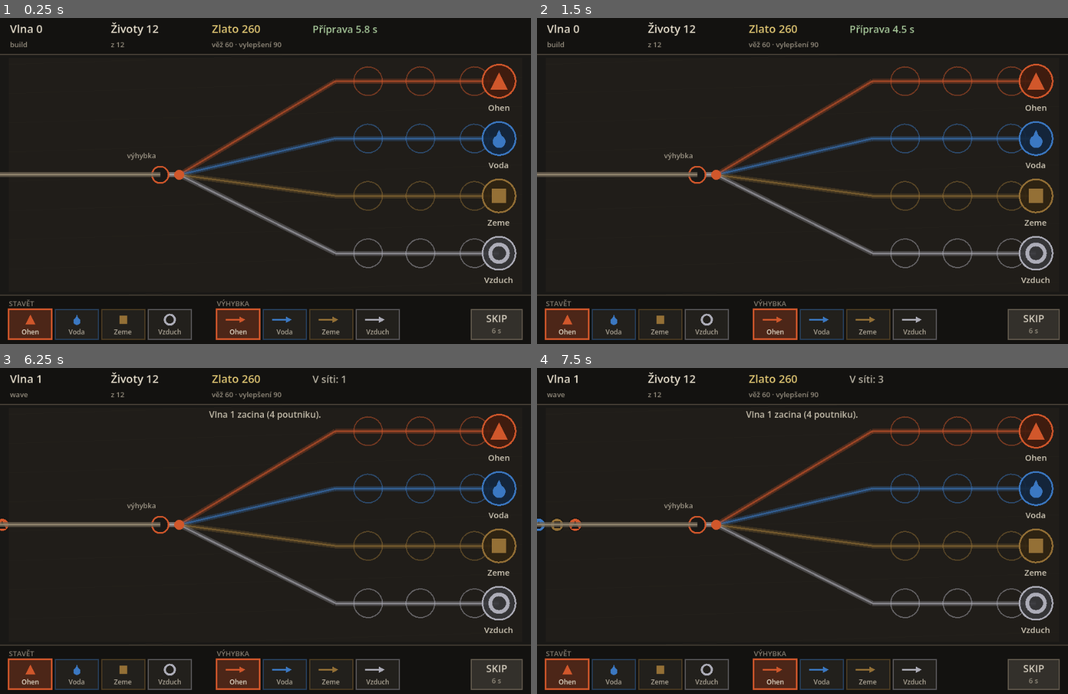
Above: before the commit, frames 1-4 (two rows, left to right).
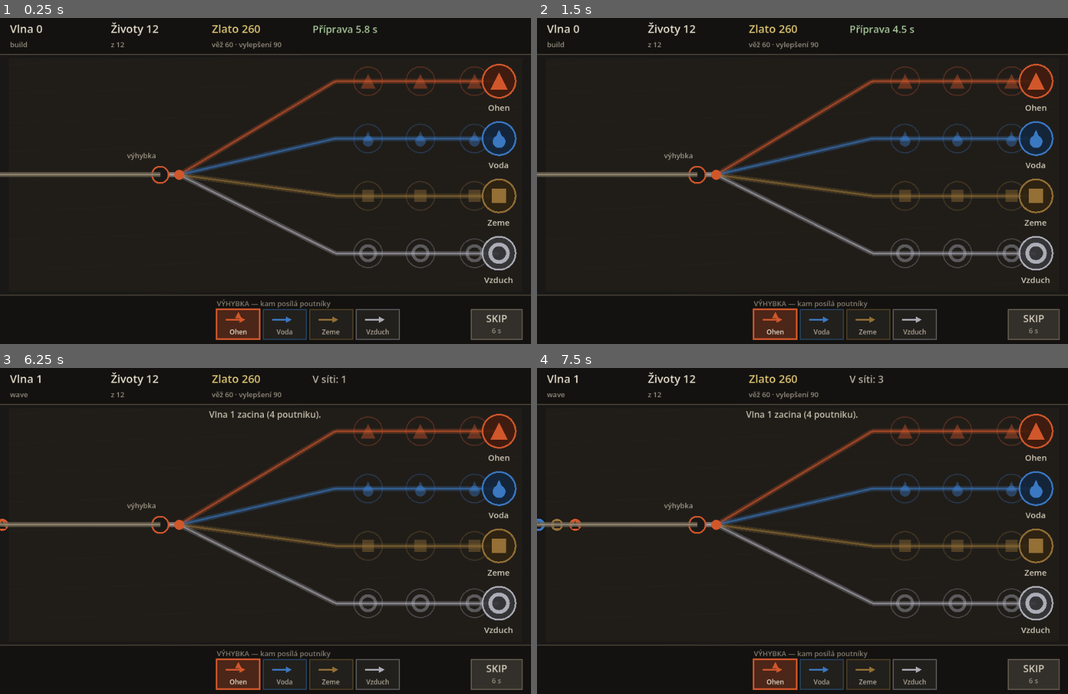
Above: after the commit, the same moments.

Repository: jankoznar94/dark-story
Game: Godot game, scene res://main.tscn
The game is run twice, just before and just after one commit, with the same random seed, the same clock (stepped at 60 frames per second) and the same inputs.
Inputs (mouse positions are in pixels of both pictures, inside the frame that each line leads up to):
- Up to frame 1 (0.25 s): no input
- Up to frame 2 (1.5 s): tap Enter at 0.5 s; move the mouse to (919, 164) at 0.52 s; click (919, 164) at 0.67 s; tap Space at 1.25 s; move the mouse to (696, 197) at 1.27 s; click (696, 197) at 1.42 s
- Up to frame 3 (6.25 s): tap Enter at 2, 3.5 s; move the mouse to (318, 456) at 2.02 s; click (318, 456) at 2.17 s; tap Space at 2.75, 5 s; move the mouse to (238, 596) at 2.77 s; click (238, 596) at 2.92 s; move the mouse to (424, 579) at 3.52 s; click (424, 579) at 3.67 s; move the mouse to (106, 482) at 4.27 s; click (106, 482) at 4.42 s; move the mouse to (292, 531) at 5.02 s; click (292, 531) at 5.17 s; move the mouse to (185, 446) at 5.77 s; click (185, 446) at 5.92 s
- Up to frame 4 (7.5 s): move the mouse to (919, 514) at 6.52 s; click (919, 514) at 6.67 s; move the mouse to (696, 547) at 7.27 s; click (696, 547) at 7.42 s

The runs differ from the first frame. In frame 1, 2.7% of the frame differs, in the area x 1-92%, y 14-99%; in frame 2, 2.7%; in frame 3, 2.7%; in frame 4, 2.7%.

Commit message:
Zily: vez lze postavit JEN na kolej sveho zivlu
Pravidlo staveni bylo v navrhu, ale nikde nevynucene - try_build bral
zivel jako volny parametr, takze se dalo postavit cokoliv kamkoliv.

- Network.LANE_ELEMENTS: ktera kolej nese ktery zivel, na jednom miste.
  Hodnoty jsou literalni cisla (GDScript neumi v const precist konstantu
  z jine tridy pres class_name); test overuje, ze je to permutace zivlu.
- Network.lane_accepts(): jedine misto, kde se pravidlo vyhodnocuje.
- try_build() ho vynucuje a odmitnuti rekne i duvod.
- UI nema vlastni stav vybraneho zivlu - zivel bere z koleje, na kterou
  hrac klepne (game.build_element(lane)). Druhá skupina tlacitek "STAVET"
  tim zmizela, protoze nemela co delat - zbyla jedna skupina VYHYBKA + SKIP.
- Prazdne misto pro vez nese RUNU ZIVLU TE KOLEJE, takze hrac vidi, co tam
  muze postavit. Kontrast zmeren 2,5-2,8x proti pozadi; barva sama nosicem
  zustat nesmi.

Testy: _test_build_rule prochazi CELOU matici 4 koleje x 4 zivly (12
zakazanych kombinaci) a overuje i to, ze odmitnuti nic nestoji a nici
zapis. S vypnutym pravidlem test hlasi 36 chyb - je dokazano, ze umi
selhat. CORE 226 kontrol, LAYOUT 1526, vse zeleno.

Nahledovy rezim (_setup_shot) a layout test stavely veze na spatne koleje -
to byl doklad, ze pravidlo nikde nezilo.

Diff:
--- a/scripts/game.gd
+++ b/scripts/game.gd
@@ -70,11 +70,20 @@
 
 
 func try_build(lane: int, slot: int, element: int) -> bool:
+	if lane < 0 or lane >= Network.LANES:
+		_note("Neplatná kolej.")
+		return false
 	if tower_at(lane, slot) != null:
-		_note("Kolej uz ma vez.")
+		_note("Kolej už má věž.")
+		return false
+	# VEZ PATRI JEN NA KOLEJ SVÉHO ZIVLU. Toto je jedine pravidlo staveni
+	# a je vynucene tady - volat ji s jinym zivlem nesmi projit.
+	if not Network.lane_accepts(lane, element):
+		_note("Na kolej %s patří jen věže %s." % [
+			Element.name_of(Network.lane_element(lane)), Element.name_of(Network.lane_element(lane))])
 		return false
 	if gold < Tower.COST:
-		_note("Malo zlata na vez (%d)." % Tower.COST)
+		_note("Málo zlata na věž (%d)." % Tower.COST)
 		return false
 	gold -= Tower.COST
 	var t := Tower.new()
@@ -82,7 +91,7 @@
 	t.slot = slot
 	t.element = element
 	towers.append(t)
-	_note("Vez %s postavena." % Element.name_of(element))
+	_note("Věž %s postavena." % Element.name_of(element))
 	return true
 
 
@@ -109,11 +118,17 @@
 	if lane < 0 or lane >= Network.LANES:
 		return
 	net.switch_lane = lane
-	_note("Vyhybka nastavena na %s." % Element.name_of(lane))
+	_note("Výhybka nastavena na %s." % Element.name_of(Network.lane_element(lane)))
 
 
 func switch_lane() -> int:
 	return net.switch_lane
+
+
+# Ktery zivel se na te kolej stavi. NENI to volba hrace: kolej nese svuj
+# zivel a jen ten tam muze stat. UI to jen cte.
+func build_element(lane: int) -> int:
+	return Network.lane_element(lane)
 
 
 # ---------------------------------------------------------------- vlny
--- a/scripts/game_view.gd
+++ b/scripts/game_view.gd
@@ -12,7 +12,6 @@
 
 var layout := ScreenLayout.new()
 var game: Game = null
-var selected: int = Element.FIRE
 var toast: String = ""
 var toast_t: float = 0.0
 var last_log_size: int = 0
@@ -57,12 +56,9 @@
 # v okamziku, kdy jsou poutnici na kolejich, aby snimek neukazal prazdno.
 func _setup_shot() -> void:
 	game.gold = 5000
-	game.try_build(0, 1, Element.WATER)
-	game.try_build(1, 0, Element.FIRE)
-	game.try_build(1, 1, Element.FIRE)
-	game.try_build(2, 2, Element.AIR)
-	game.try_build(3, 0, Element.EARTH)
-	game.try_build(3, 2, Element.EARTH)
+	for lane in range(Network.LANES):
+		game.try_build(lane, 0, Network.lane_element(lane))
+		game.try_build(lane, 2, Network.lane_element(lane))
 	game.wave = 3
 	game.gold = 240
 	game.lives = 9
@@ -137,21 +133,17 @@
 		game.run_for(6.0)
 		return
 	for i in range(Element.COUNT):
-		if layout.element_button(i).has_point(pos):
-			selected = i
-			_say("Stavím živel %s." % Element.name_of(i))
-			return
-	for i in range(Element.COUNT):
 		if layout.switch_button(i).has_point(pos):
 			game.set_switch(i)
 			return
 	var cell: Vector2i = game.net.nearest_slot(pos)
 	if cell.x >= 0:
-		var existing: Tower = game.tower_at(cell.x, cell.y)
-		if existing == null:
-			game.try_build(cell.x, cell.y, selected)
-		else:
+		# Kliknuti na vez ji vylepsi. Na prazdne misto se stavi VZDY zivel
+		# te koleje - jiny tam postavit nelze, pravidlo je v jadre hry.
+		if game.tower_at(cell.x, cell.y) != null:
 			game.try_upgrade(cell.x, cell.y)
+			return
+		game.try_build(cell.x, cell.y, game.build_element(cell.x))
 		return
 
 
@@ -216,11 +208,15 @@
 		for slot in range(game.net.slot_count()):
 			var p: Vector2 = game.net.slot_world(lane, slot)
 			var t: Tower = game.tower_at(lane, slot)
-			if t == null:
-				draw_arc(p, r, 0.0, TAU, 24, Color(col.r, col.g, col.b, 0.50), 2.0)
-			else:
+			if t != null:
 				draw_circle(p, r, Color(col.r * 0.40, col.g * 0.40, col.b * 0.40, 0.85))
 				draw_arc(p, r, 0.0, TAU, 24, col, 2.0)
+				continue
+			# Prazdne misto nese RUNU ZIVLU TE KOLEJE - hrac tak vidi, co
+			# tam muze postavit, aniz by to musel zkouset. Barva sama stacit
+			# nesmi, proto je to rovnou znacka.
+			draw_arc(p, r, 0.0, TAU, 24, Color(col.r, col.g, col.b, 0.30), 2.0)
+			_glyph(lane, p, r * 0.52, Color(col.r, col.g, col.b, 0.42))
 
 
 func _draw_towers() -> void:
@@ -319,22 +315,11 @@
 	draw_rect(Rect2(0.0, layout.bar_y, layout.view.x, layout.bar_h), Color(0.075, 0.07, 0.065))
 	draw_line(Vector2(0.0, layout.bar_y), Vector2(layout.view.x, layout.bar_y),
 		Color(0.28, 0.25, 0.21), 2.0)
-	_label(Vector2(layout.element_x, layout.bar_y + 20.0 * layout.s), "STAVĚT", 13,
-		Color(0.52, 0.49, 0.44))
-	_label(Vector2(layout.switch_x, layout.bar_y + 20.0 * layout.s), "VÝHYBKA", 13,
-		Color(0.52, 0.49, 0.44))
-
-	for i in range(Element.COUNT):
-		var r: Rect2 = layout.element_button(i)
-		var c: Color = Element.color_of(i)
-		var on: bool = i == selected
-		draw_rect(r, Color(c.r, c.g, c.b, 0.30) if on else Color(0.135, 0.125, 0.11))
-		draw_rect(r, c if on else Color(c.r, c.g, c.b, 0.40), false, 3.0 if on else 2.0)
-		_glyph(i, Vector2(r.get_center().x, r.position.y + r.size.y * 0.34),
-			9.0 * layout.s, c)
-		_draw_centered(Element.name_of(i), r, r.position.y + r.size.y * 0.84, 12,
-			Color(0.90, 0.87, 0.80) if on else Color(0.68, 0.65, 0.59))
-
+	_label(Vector2(layout.switch_x, layout.bar_y + 20.0 * layout.s),
+		"VÝHYBKA — kam posílá poutníky", 13, Color(0.52, 0.49, 0.44))
+
+	# Ctyri tlacitka vyhybky. Vez stavi vzdy zivel te koleje, na kterou
+	# hrac klepne - zadny vyber druhu tu neni, protoze by nemel co delat.
 	for i in range(Element.COUNT):
 		var r: Rect2 = layout.switch_button(i)
 		var c: Color = Element.color_of(i)
@@ -350,6 +335,10 @@
 			Vector2(r.position.x + r.size.x * 0.52, ay + 6.0 * layout.s)]), c)
 		_draw_centered(Element.name_of(i), r, r.position.y + r.size.y * 0.84, 12,
 			Color(0.90, 0.87, 0.80) if on else Color(0.68, 0.65, 0.59))
+		# Na vybrane kole je videt runa stavene veze - protoze je to ta sama.
+		if on:
+			_glyph(i, Vector2(r.get_center().x, r.position.y + r.size.y * 0.18),
+				6.0 * layout.s, c)
 
 	draw_rect(layout.skip_rect, Color(0.20, 0.19, 0.17))
 	draw_rect(layout.skip_rect, Color(0.38, 0.35, 0.30), false, 2.0)
--- a/scripts/network.gd
+++ b/scripts/network.gd
@@ -16,6 +16,11 @@
 # daleko, ne na rozvetveni u vyhybky, kde se paprsky teprve rozbihaji.
 
 const LANES := 4
+# Kterym zivelem nese ktera kolej. Poradi je dane rozvrzenim (shora dolu).
+# Ciselne hodnoty jsou zamerne literalni: GDScript neumi v `const` precist
+# konstantu z jine tridy pres class_name. Test overuje, ze sedi s Element
+# a ze je to permutace vsech zivlu.
+const LANE_ELEMENTS := [0, 1, 2, 3]
 const BASE_TOWER_R := 26.0
 const BASE_SHRINE_R := 30.0
 const BASE_SWITCH_R := 46.0
@@ -112,6 +117,18 @@
 	return SLOT_FRACTIONS.size()
 
 
+# Ktery zivel patri na tuhle kolej. VEZ LZE STAVET JEN NA KOLEJ TOHOTO
+# ZIVLU - je to jedine pravidlo staveni a plati v obou smerech.
+static func lane_element(lane: int) -> int:
+	var e: int = LANE_ELEMENTS[lane]
+	return e
+
+
+# Muze na tuhle kolej tato vez? Jedno misto, kde se pravidlo vyhodnocuje.
+static func lane_accepts(lane: int, element: int) -> bool:
+	return element == lane_element(lane)
+
+
 func slot_world(lane: int, slot: int) -> Vector2:
 	var slots: Array = slot_pos[lane]
 	var p: Vector2 = slots[slot]
--- a/tools/test_core.gd
+++ b/tools/test_core.gd
@@ -12,6 +12,7 @@
 	_test_element_table()
 	_test_immunity_lane()
 	_test_opposite_lane_kills()
+	_test_build_rule()
 	_test_switch_routes_enemy()
 	_test_pile_up_loses()
 	_test_economy()
@@ -121,8 +122,9 @@
 	var g := _fresh()
 	g.auto_wave = false
 	g.gold = 999
-	_ok(g.try_build(0, 0, Element.FIRE), "vez ohně postavena")
-	_ok(g.try_build(0, 1, Element.FIRE), "druha vez ohně postavena")
+	# Vez stoji na koleji sveho zivlu - ohen na ohni.
+	_ok(g.try_build(0, 0, Network.lane_element(0)), "vez ohně postavena na kolej ohně")
+	_ok(g.try_build(0, 1, Network.lane_element(0)), "druha vez ohně postavena")
 	g.set_switch(0)
 	var e: Enemy = _spawn_one(g, Element.FIRE)
 	var hp0: float = e.hp
@@ -139,14 +141,65 @@
 	var g := _fresh()
 	g.auto_wave = false
 	g.gold = 999
-	g.try_build(1, 0, Element.WATER)
-	g.try_build(1, 1, Element.WATER)
+	# Kolej 1 nese vodu, ohen tam tedy nesmi - ale voda ano, a voda
+	# zabiji ohen. Presne tuhle cestu hra od hrace chce.
+	_ok(g.try_build(1, 0, Network.lane_element(1)), "voda na kolej vody")
+	_ok(g.try_build(1, 1, Network.lane_element(1)), "druha vez vody")
 	g.set_switch(1)
-	_spawn_one(g, Element.FIRE)
+	var e: Enemy = _spawn_one(g, Element.FIRE)
+	var hp0: float = e.hp
+	g.run_for(12.0)
+	_ok(e.hp < hp0, "ohen na vode dostava poskozeni (%.1f -> %.1f)" % [hp0, e.hp])
+	g.run_for(30.0)
 	var lives0: int = g.lives
-	g.run_for(40.0)
 	_ok(g.lives == lives0, "protikladna kolej ho zastavi (zivoty %d)" % g.lives)
 	_ok(g.enemies.is_empty(), "nepritel je mrtev, ne na kolejich")
+
+
+# --------------------------------------------------------------- 4b staveni
+
+func _test_build_rule() -> void:
+	# PRAVIDLO STAVENI: jen stejny zivel na stejny zivel. Testuje se
+	# CELA matice, ne jen jeden pripad - jinak by prosla i verze, ktera
+	# zakazuje jen jednu kombinaci.
+	for lane in range(Network.LANES):
+		var own: int = Network.lane_element(lane)
+		for el in range(Element.COUNT):
+			var g := _fresh()
+			g.auto_wave = false
+			g.gold = 999
+			var before: int = g.gold
+			var built: bool = g.try_build(lane, 0, el)
+			if el == own:
+				_ok(built, "zivel %s na SVOU kolej %d jde postavit" % [Element.name_of(el), lane])
+				_ok(g.tower_at(lane, 0) != null, "a vez tam opravdu stoji")
+				_ok(g.gold == before - Tower.COST, "a zlato se odecte")
+				_ok(g.tower_at(lane, 0).element == el, "a vez ma svuj zivel (%d)" % g.tower_at(lane, 0).element)
+			else:
+				_ok(not built, "zivel %s na CIZI kolej %d postavit NELZE" % [Element.name_of(el), lane])
+				_ok(g.tower_at(lane, 0) == null, "a nic tam nestoji")
+				_ok(g.gold == before, "a zlato zustalo nedotcene (%d)" % g.gold)
+	# UI si zivel pro kolej bere z hry, ne z nejakeho sveho stavu. Kdyby
+	# si ho drzelo zvlast, slo by stavet mimo pravidlo.
+	for lane in range(Network.LANES):
+		var ui_el: int = _fresh().build_element(lane)
+		_ok(ui_el == Network.lane_element(lane),
+			"UI stavi na kolej %d zivel te koleje (%d)" % [lane, ui_el])
+		_ok(Network.lane_accepts(lane, ui_el),
+			"a to je presne to, co kolej prijme")
+	# kolej musi mit zivel, ktery existuje, a kazdy prave jednou
+	var seen := {}
+	for lane in range(Network.LANES):
+		var e: int = Network.lane_element(lane)
+		_ok(e >= 0 and e < Element.COUNT, "kolej %d ma platny zivel (%d)" % [lane, e])
+		_ok(not seen.has(e), "zivel %d neni na dvou kolejich" % e)
+		seen[e] = true
+	_ok(seen.size() == Element.COUNT, "vsechny zivly maji svou kolej (%d)" % seen.size())
+	# vyhybka posila na kolej, ktera existuje
+	for lane in range(Network.LANES):
+		var g2 := _fresh()
+		g2.set_switch(lane)
+		_ok(g2.switch_lane() == lane, "vyhybka se da nastavit na kolej %d" % lane)
 
 
 # --------------------------------------------------------------- 5 prepinani
@@ -182,12 +235,14 @@
 
 func _test_economy() -> void:
 	var g := _fresh()
+	# Kolej 0 nese ohen - stavime tedy ohnem, ne vodou.
+	var fire: int = Network.lane_element(0)
 	g.gold = 0
-	_ok(not g.try_build(0, 0, Element.FIRE), "bez zlata se vez nepostavi")
+	_ok(not g.try_build(0, 0, fire), "bez zlata se vez nepostavi")
 	g.gold = 500
-	_ok(g.try_build(0, 0, Element.FIRE), "se zlatem se postavi")
+	_ok(g.try_build(0, 0, fire), "se zlatem se postavi")
 	_ok(g.gold == 500 - Tower.COST, "cena se odecte presne (%d)" % g.gold)
-	_ok(not g.try_build(0, 0, Element.FIRE), "na obsazene misto se nestavi")
+	_ok(not g.try_build(0, 0, fire), "na obsazene misto se nestavi")
 	var t: Tower = g.tower_at(0, 0)
 	_ok(t != null and t.level == 1, "vez zacina na urovni 1")
 	var dps1: float = t.dps()
@@ -195,7 +250,7 @@
 	_ok(t.level == 2 and t.dps() > dps1, "vylepseni zvysi poskozeni (%.0f -> %.0f)" % [dps1, t.dps()])
 	_ok(not g.try_upgrade(0, 0), "nad maximum se vylepsovat neda")
 	g.gold = 0
-	_ok(not g.try_build(2, 0, Element.AIR), "a zlato na to nestaci")
+	_ok(not g.try_build(2, 0, Network.lane_element(2)), "a zlato na to nestaci")
 
 
 # --------------------------------------------------------------- 8 prubeh hry
@@ -209,15 +264,21 @@
 	_ok(g.phase == "wave", "faze je vlna")
 	var wave1: int = g.wave
 	var lives_before: int = g.lives
-	# Vezmi na kazde kole se vlna musí prostřílet - kazdy zivel ma svoji
-	# protikladnou kolej, ktera ho zabije. Testujeme vsechny ctyri zvlast.
+	# Vezmi na kazde kole se vlna musí prostřílet. Kazdy zivel ma svoji
+	# PROTIKLADNOU kolej - a vez na ni je prave ten zivel, ktery je
+	# protikladem toho, kdo po ni pujde. To je jadro hry.
 	for el in range(Element.COUNT):
 		var h := _fresh()
 		h.auto_wave = false
 		h.gold = 5000
-		var kill_lane: int = Element.opposite_of(el)
+		var lane_el: int = Element.opposite_of(el)
+		var kill_lane: int = -1
+		for lane in range(Network.LANES):
+			if Network.lane_element(lane) == lane_el:
+				kill_lane = lane
+		_ok(kill_lane >= 0, "kolej pro %s existuje" % Element.name_of(lane_el))
 		for slot in range(h.net.slot_count()):
-			h.try_build(kill_lane, slot, Element.opposite_of(el))
+			h.try_build(kill_lane, slot, lane_el)
 		h.set_switch(kill_lane)
 		_spawn_one(h, el)
 		var before_lives: int = h.lives
@@ -236,8 +297,8 @@
 	for g in [a, b]:
 		g.auto_wave = false
 		g.gold = 5000
-		g.try_build(0, 0, Element.opposite_of(0))
-		g.try_build(1, 1, Element.opposite_of(1))
+		for lane in range(Network.LANES):
+			g.try_build(lane, 0, Network.lane_element(lane))
 		g.set_switch(0)
 		g.phase = "wave"
 		g.spawn_left = 8
--- a/tools/test_layout.gd
+++ b/tools/test_layout.gd
@@ -133,11 +133,18 @@
 			name, min_cross, g.net.tower_r * 2.0])
 
 	# --- a hra na tom rozliseni musi porad fungovat ---
-	var kill_lane: int = Element.opposite_of(Element.FIRE)
+	# Kazdy zivel umre na sve protikladne koleji - a vez na te koleji
+	# musi byt prave ten protikladny zivel (pravidlo staveni).
+	var target_el: int = Element.opposite_of(Element.FIRE)
+	var kill_lane: int = -1
+	for lane in range(Network.LANES):
+		if Network.lane_element(lane) == target_el:
+			kill_lane = lane
+	_ok(kill_lane >= 0, "%s: kolej pro %s existuje" % [name, Element.name_of(target_el)])
 	g.auto_wave = false
 	g.gold = 5000
 	for slot in range(g.net.slot_count()):
-		g.try_build(kill_lane, slot, Element.opposite_of(Element.FIRE))
+		g.try_build(kill_lane, slot, target_el)
 	g.set_switch(kill_lane)
 	var e: Enemy = g.debug_spawn(Element.FIRE)
 	var lives0: int = g.lives
